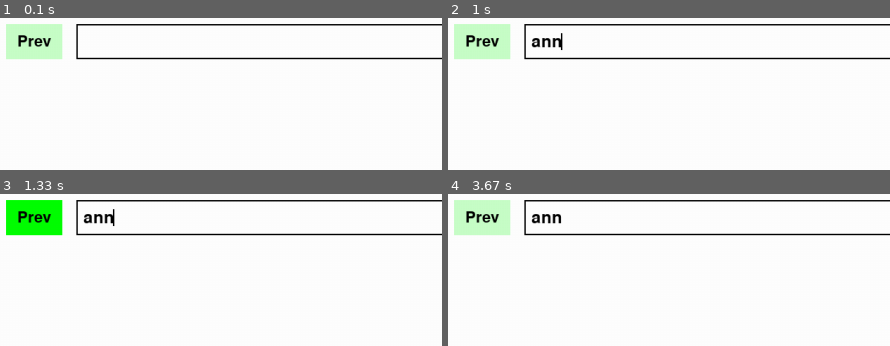
Above: before the commit, frames 1-4 (two rows, left to right).
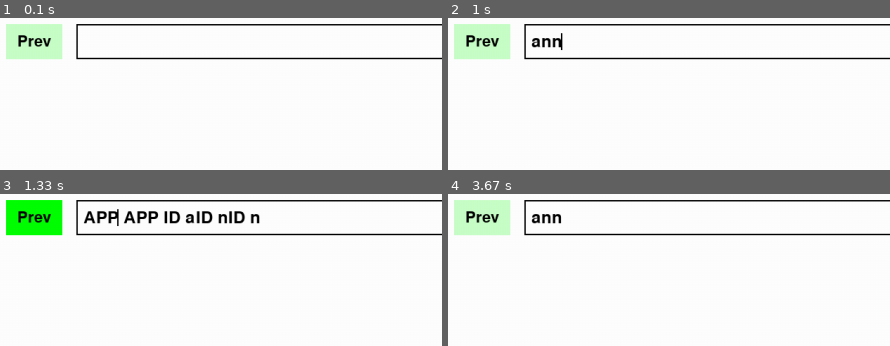
Above: after the commit, the same moments.

Repository: cerule7/LambdaGators
Game: pygame game, started from screen_back.py
Two runs of this game, one before a commit and one after it. Both use one fixed random seed, a clock stepped at 60 frames per second and the inputs below.
Inputs (mouse positions are % of the whole screen's width and height, from its top left):
- Up to frame 1 (0.1 s): no input
- Up to frame 2 (1 s): click (50, 8) at 0.38 s; type "ann" at 0.67 s
- Up to frame 3 (1.33 s): tap Enter at 1 s; click "Next" at 1.27 s
- Up to frame 4 (3.67 s): click "Prev" at 1.6 s; click "Next" at 1.93 s; click "Prev" at 2.82 s; click "ann" at 3.15 s; hold Right from 3.43 s (still down)
The pictures show only the part of the screen within x 0-50%, y 0-50%; the shares and areas given below are measured in that part.

Frames 1-2 are identical in both runs. In frame 3, 2.0% of the frame differs, in the area x 18-59%, y 9-22%; in frame 4, nothing differs.

Commit message:
Update lambda_ast.py

Diff:
--- a/lambda_ast.py
+++ b/lambda_ast.py
@@ -6,7 +6,7 @@
 		self.body = body
 
 	def toString(self):
-		return ('(λ' + self.param + '.' + self.body.toString() + ')')
+		return ('ABS (λ' + self.param + '.' + self.body.toString() + ')')
 
 class Application():
 	def __init__(self, lhs, rhs):
@@ -14,7 +14,7 @@
 		self.lhs = lhs #left hand side
 
 	def toString(self):
-		return self.lhs.toString() + self.rhs.toString()
+		return ("APP " + self.lhs.toString() + self.rhs.toString())
 
 class Identifier(): #aka variable
 	def __init__(self, value, name):
@@ -22,4 +22,4 @@
 		self.name = name
 
 	def toString(self):
-		return self.name
+		return ("ID " + self.name)
